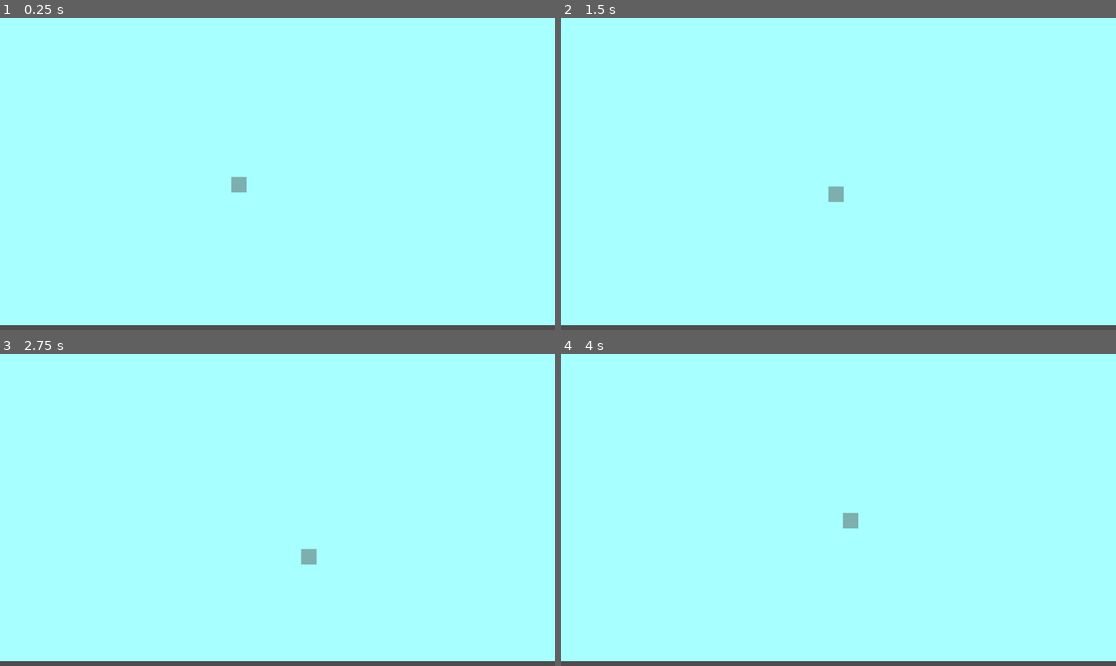
Above: before the commit, frames 1-4 (two rows, left to right).
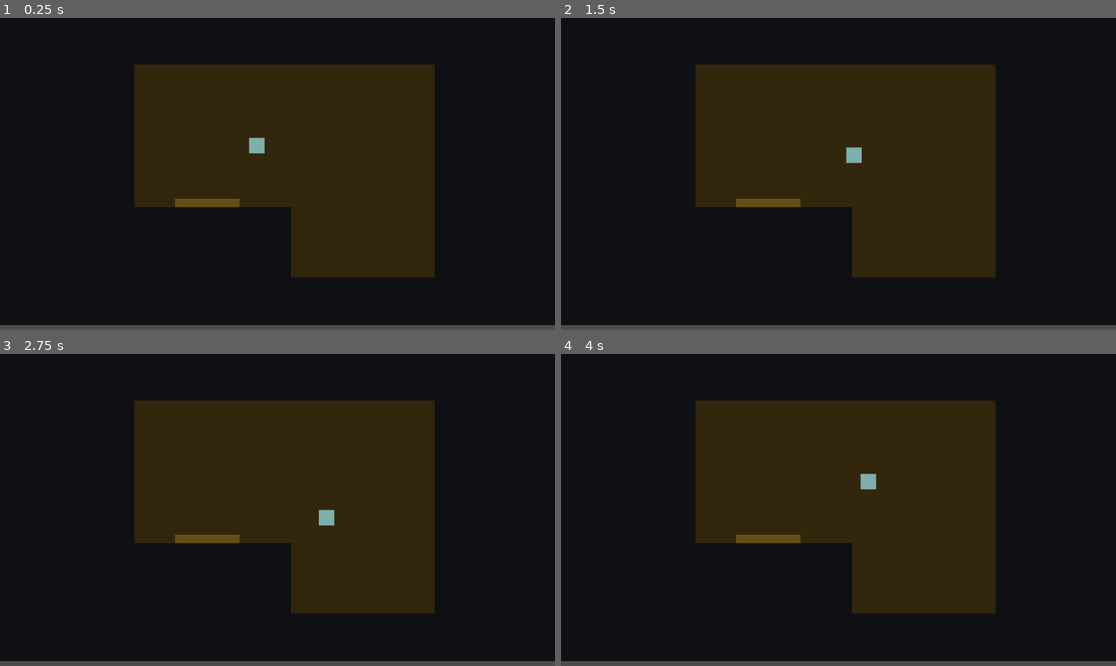
Above: after the commit, the same moments.

Repository: samclr/Alchemical-Child-GodotGame
Game: Godot game, scene res://Scenes/Background1.tscn
The game is run twice, just before and just after one commit, with the same random seed, the same clock (stepped at 60 frames per second) and the same inputs.
Inputs:
- Up to frame 1 (0.25 s): no input
- Up to frame 2 (1.5 s): tap Enter at 0.5 s; hold Right (ui_right) 0.53-1.28 s; hold Down (ui_down) from 1.28 s (still down)
- Up to frame 3 (2.75 s): release Down (ui_down) at 2.03 s; hold Right (ui_right) from 2.03 s (still down)
- Up to frame 4 (4 s): release Right (ui_right) at 2.78 s; hold Up (ui_up) 2.78-3.53 s; hold Left (ui_left) from 3.53 s (still down)

The runs differ from the first frame. In frame 1, 98% of the frame differs, in the area x 0-100%, y 0-99%; in frame 2, 98%; in frame 3, 98%; in frame 4, 98%.

Commit message:
Added WitchHut Scene

Diff:
--- a/Scenes/Background1.tscn
+++ b/Scenes/Background1.tscn
@@ -2,12 +2,29 @@
 
 [ext_resource type="PackedScene" uid="uid://ffqb4d60gtpv" path="res://Elements/Player.tscn" id="1_sexvx"]
 
-[node name="Background1" type="Node2D"]
+[node name="WitchHut Scene" type="Node2D"]
 
-[node name="Polygon2D" type="Polygon2D" parent="."]
+[node name="Black Background" type="Polygon2D" parent="."]
 scale = Vector2(11.57, 6.38)
-color = Color(0.654902, 1, 1, 1)
+color = Color(0.0555622, 0.0654464, 0.0814065, 1)
 polygon = PackedVector2Array(0, 0, 100, 0, 100, 100, 0, 100)
 
+[node name="HutFloor" type="Polygon2D" parent="."]
+color = Color(0.198418, 0.150946, 0.0537691, 1)
+polygon = PackedVector2Array(279, 97, 902, 97, 902, 539, 604, 539, 604, 393, 279, 393)
+
+[node name="Walls" type="StaticBody2D" parent="."]
+
+[node name="CollisionPolygon2D" type="CollisionPolygon2D" parent="Walls"]
+polygon = PackedVector2Array(278, 95, 278, 394, 364, 394, 363, 495, 499, 495, 497, 392, 605, 392, 605, 539, 902, 539, 902, 97, 279, 97, 279, 94, 912, 94, 912, 545, 250, 545, 264, 95)
+
+[node name="DoorHighlight" type="Polygon2D" parent="."]
+color = Color(0.394025, 0.310095, 0.0818731, 1)
+polygon = PackedVector2Array(363, 393, 363, 375, 497, 375, 497, 393)
+
 [node name="Player" parent="." instance=ExtResource("1_sexvx")]
-position = Vector2(480, 330)
+position = Vector2(517, 249)
+
+[node name="BlackCovering at Door" type="Polygon2D" parent="."]
+color = Color(0.054902, 0.0627451, 0.0784314, 1)
+polygon = PackedVector2Array(364, 393, 363, 495, 499, 495, 497, 393)
Not shown: 1 places in Elements/ImagePopup.tscn that only renumber resources
Not shown: 1 places in Elements/firstpolygon.tscn that only renumber resources
